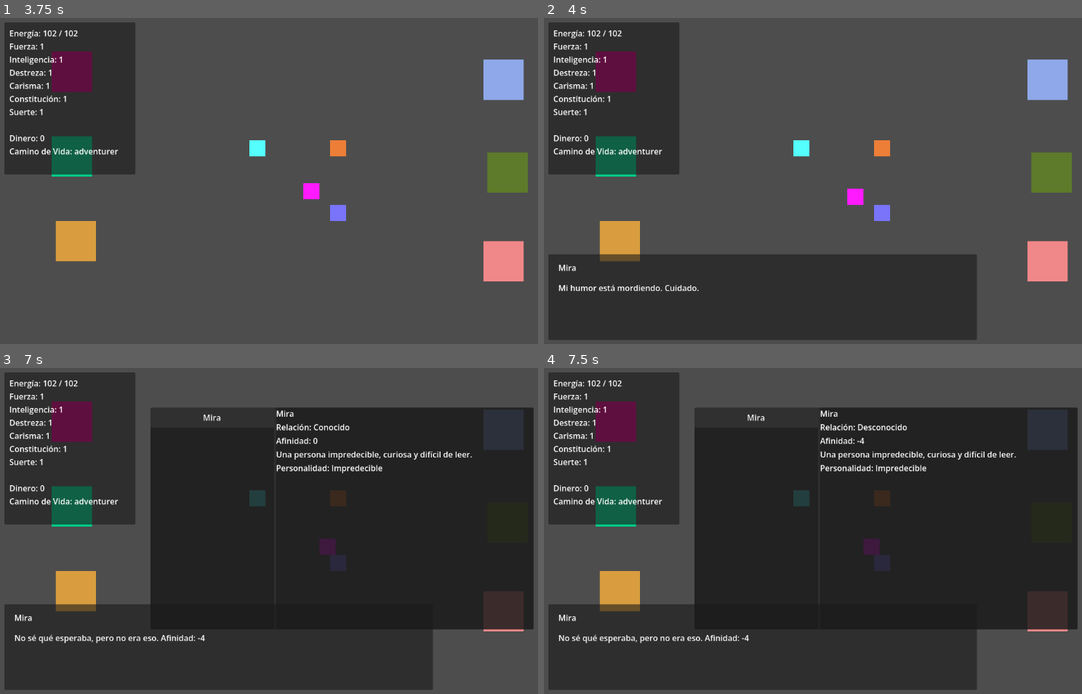
Above: before the commit, frames 1-4 (two rows, left to right).
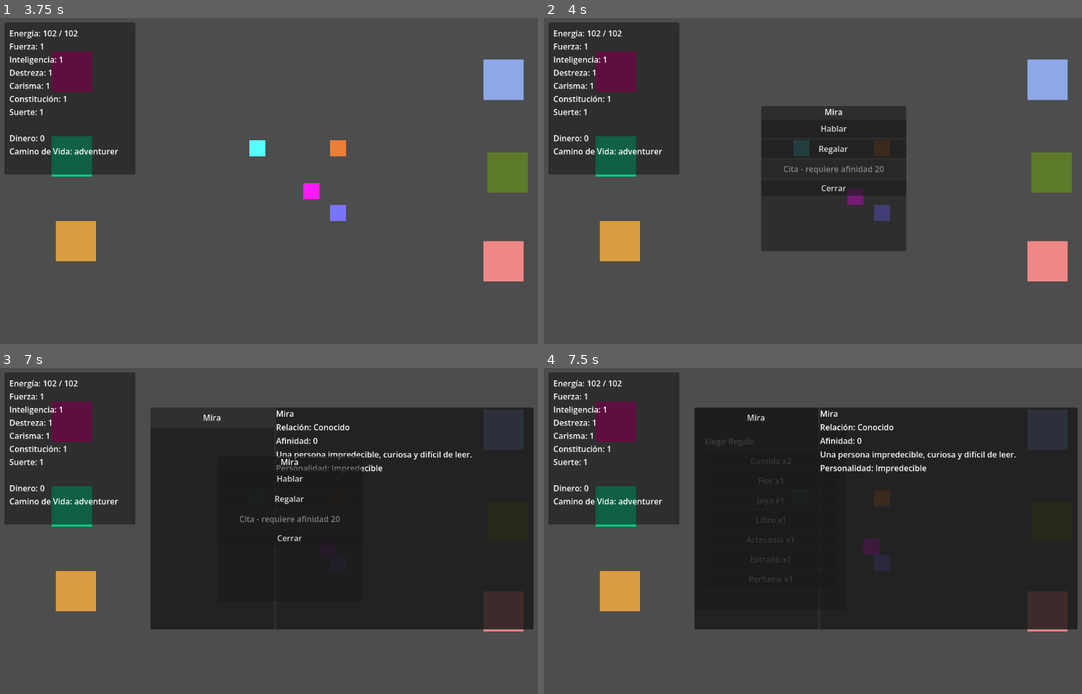
Above: after the commit, the same moments.

Repository: JoshSnowMex/another-life-project
Game: Godot game, scene res://scenes/ui/main_menu.tscn
Same seed, same stepped clock (60 frames per second), same inputs: the game is played once before the commit and once after it.
Inputs (mouse positions are in pixels of both pictures, inside the frame that each line leads up to):
- Up to frame 1 (3.75 s): click "Nuevo Juego" at 0.5 s; click "Aventurero" at 1.25 s; click "Comenzar" at 2 s; tap Enter at 2.75 s; hold D (move_right) 2.78-3.53 s; tap F (interact) at 2.85 s; tap R (social_notebook) at 3.05, 3.6 s; tap Space at 3.5 s; hold S (move_down) from 3.53 s (still down)
- Up to frame 2 (4 s): keep holding S (move_down); tap F (interact) at 3.8 s
- Up to frame 3 (7 s): release S (move_down) at 4.25 s; click (290, 478) at 4.25 s, where only the run after the commit has a clickable "Hablar"; tap Enter at 5 s; hold D (move_right) 5.03-5.75 s; tap F (interact) at 5.1, 6.8 s; tap R (social_notebook) at 5.3 s; click "Mira" at 5.75 s; tap Space at 6.5 s; hold W (move_up) from 6.53 s (still down); tap T (next_day) at 6.6 s
- Up to frame 4 (7.5 s): release W (move_up) at 7.25 s; click "Mira" (after the commit: "Regalar") at 7.25 s

Frame 1 is identical in both runs. In frame 2, 32% of the frame differs, in the area x 0-81%, y 27-99%; in frame 3, 18%; in frame 4, 17%.

Commit message:
Add NPC interaction menu

Diff:
--- /dev/null
+++ b/scenes/ui/npc_interaction_menu.tscn
@@ -0,0 +1,38 @@
+[gd_scene format=3 uid="uid://t5pbfkmqln6g"]
+
+[ext_resource type="Script" uid="uid://swn3tpvwtb5o" path="res://scripts/npc_interaction_menu.gd" id="1_li77t"]
+
+[node name="NpcInteractionMenu" type="CanvasLayer" unique_id=69652662]
+script = ExtResource("1_li77t")
+
+[node name="Panel" type="Panel" parent="." unique_id=1643454247]
+offset_left = 432.0
+offset_top = 176.0
+offset_right = 720.0
+offset_bottom = 464.0
+
+[node name="MarginContainer" type="MarginContainer" parent="Panel" unique_id=327252768]
+layout_mode = 1
+anchors_preset = 15
+anchor_right = 1.0
+anchor_bottom = 1.0
+grow_horizontal = 2
+grow_vertical = 2
+
+[node name="VBoxContainer" type="VBoxContainer" parent="Panel/MarginContainer" unique_id=115130251]
+layout_mode = 2
+
+[node name="TitleLabel" type="Label" parent="Panel/MarginContainer/VBoxContainer" unique_id=1319396486]
+layout_mode = 2
+text = "NPC"
+horizontal_alignment = 1
+
+[node name="OptionsContainer" type="VBoxContainer" parent="Panel/MarginContainer/VBoxContainer" unique_id=650746102]
+layout_mode = 2
+
+[node name="CloseButton" type="Button" parent="Panel/MarginContainer/VBoxContainer" unique_id=968718023]
+layout_mode = 2
+text = "Cerrar
+"
+
+[connection signal="pressed" from="Panel/MarginContainer/VBoxContainer/CloseButton" to="." method="_on_close_button_pressed"]
--- a/scenes/world/world.tscn
+++ b/scenes/world/world.tscn
@@ -11,6 +11,7 @@
 [ext_resource type="PackedScene" uid="uid://dnb17ieah0tt5" path="res://scenes/ui/gift_menu.tscn" id="6_t5ptc"]
 [ext_resource type="PackedScene" uid="uid://dq1i3dyfcw6v8" path="res://scenes/ui/location_interaction_menu.tscn" id="7_71ii3"]
 [ext_resource type="PackedScene" uid="uid://dtce8cgg4esew" path="res://scenes/npc/doran.tscn" id="7_bq33v"]
+[ext_resource type="PackedScene" uid="uid://t5pbfkmqln6g" path="res://scenes/ui/npc_interaction_menu.tscn" id="8_bt7bg"]
 [ext_resource type="PackedScene" uid="uid://cfdgtxa312s86" path="res://scenes/npc/mira.tscn" id="8_j2gmx"]
 [ext_resource type="PackedScene" uid="uid://dptdvokwel370" path="res://scenes/world/library_spot.tscn" id="9_1yooq"]
 [ext_resource type="PackedScene" uid="uid://vyj2lbrvo2xr" path="res://scenes/world/workshop_spot.tscn" id="12_mxkvs"]
@@ -36,6 +37,8 @@
 [node name="DateMenu" parent="." unique_id=436009341 instance=ExtResource("6_m114p")]
 
 [node name="LocationInteractionMenu" parent="." unique_id=1005758106 instance=ExtResource("7_71ii3")]
+
+[node name="NpcInteractionMenu" parent="." unique_id=69652662 instance=ExtResource("8_bt7bg")]
 
 [node name="player" parent="." unique_id=736873309 groups=["save_position"] instance=ExtResource("1_dphjl")]
 
--- /dev/null
+++ b/scripts/npc_interaction_menu.gd
@@ -0,0 +1,114 @@
+extends CanvasLayer
+
+@onready var title_label: Label = $Panel/MarginContainer/VBoxContainer/TitleLabel
+@onready var options_container: VBoxContainer = $Panel/MarginContainer/VBoxContainer/OptionsContainer
+@onready var close_button: Button = $Panel/MarginContainer/VBoxContainer/CloseButton
+
+var current_npc = null
+
+func _ready() -> void:
+	visible = false
+	close_button.pressed.connect(close_menu)
+
+func open_menu(npc) -> void:
+	current_npc = npc
+	visible = true
+	title_label.text = npc.npc_name
+	refresh_options()
+
+func close_menu() -> void:
+	visible = false
+	current_npc = null
+	clear_options()
+
+func refresh_options() -> void:
+	clear_options()
+
+	if current_npc == null:
+		add_disabled_label("No hay personaje seleccionado.")
+		return
+
+	add_action_button("Hablar", func(): talk_to_npc())
+	add_action_button("Regalar", func(): open_gift_menu())
+	add_action_button(get_date_button_text(), func(): open_date_menu(), not can_open_date_menu())
+
+func clear_options() -> void:
+	for child in options_container.get_children():
+		child.queue_free()
+
+func add_action_button(label: String, callback: Callable, disabled: bool = false) -> void:
+	var button := Button.new()
+	button.text = label
+	button.custom_minimum_size = Vector2(260, 36)
+	button.disabled = disabled
+	button.pressed.connect(callback)
+	options_container.add_child(button)
+
+func add_disabled_label(text: String) -> void:
+	var label := Label.new()
+	label.text = text
+	label.autowrap_mode = TextServer.AUTOWRAP_WORD_SMART
+	options_container.add_child(label)
+
+func talk_to_npc() -> void:
+	if current_npc == null:
+		return
+
+	var npc = current_npc
+	close_menu()
+	npc.interact()
+
+func open_gift_menu() -> void:
+	if current_npc == null:
+		return
+
+	var npc = current_npc
+	var gift_menu = get_tree().current_scene.get_node("GiftMenu")
+
+	close_menu()
+	gift_menu.open_menu(npc)
+
+func open_date_menu() -> void:
+	if current_npc == null:
+		return
+
+	var npc = current_npc
+	var date_menu = get_tree().current_scene.get_node("DateMenu")
+
+	close_menu()
+	date_menu.open_menu(npc)
+
+func can_open_date_menu() -> bool:
+	if current_npc == null:
+		return false
+
+	var npc_id: String = str(current_npc.npc_id)
+	var affinity: int = RelationshipSystem.get_affinity(npc_id)
+
+	if affinity < 20:
+		return false
+
+	var question: Dictionary = DateQuestionSystem.get_available_question_for_npc(npc_id)
+
+	return not question.is_empty()
+
+func get_date_button_text() -> String:
+	if current_npc == null:
+		return "Cita"
+
+	var npc_id: String = str(current_npc.npc_id)
+	var affinity: int = RelationshipSystem.get_affinity(npc_id)
+
+	if affinity < 20:
+		return "Cita - requiere afinidad 20"
+
+	var question: Dictionary = DateQuestionSystem.get_available_question_for_npc(npc_id)
+
+	if question.is_empty():
+		return "Cita - sin preguntas disponibles"
+
+	return "Cita"
+
+
+func _on_close_button_pressed() -> void:
+	pass # Replace with function body.
--- a/scripts/player.gd
+++ b/scripts/player.gd
@@ -12,6 +12,7 @@
 	var pause_menu = get_tree().current_scene.get_node("PauseMenu")
 	var date_menu = get_tree().current_scene.get_node("DateMenu")
 	var location_menu = get_tree().current_scene.get_node("LocationInteractionMenu")
+	var npc_interaction_menu = get_tree().current_scene.get_node("NpcInteractionMenu")
 
 	if Input.is_action_just_pressed("interact"):
 		if dialogue_box.is_open():
@@ -45,10 +46,12 @@
 			date_menu.close_menu()
 		elif location_menu.visible:
 			location_menu.close_menu()
+		elif npc_interaction_menu.visible:
+			npc_interaction_menu.close_menu()
 		else:
 			pause_menu.toggle_menu()
 
-	if dialogue_box.is_open() or gift_menu.visible or social_notebook.visible or pause_menu.visible or date_menu.visible or location_menu.visible:
+	if dialogue_box.is_open() or gift_menu.visible or social_notebook.visible or pause_menu.visible or date_menu.visible or location_menu.visible or npc_interaction_menu.visible:
 		velocity = Vector2.ZERO
 		move_and_slide()
 		return
@@ -77,14 +80,22 @@
 
 func check_interaction() -> void:
 	var bodies = interaction_area.get_overlapping_bodies()
+	var npc_interaction_menu = get_tree().current_scene.get_node("NpcInteractionMenu")
 
 	for body in bodies:
 		if body == self:
 			continue
 
+		if is_npc(body):
+			npc_interaction_menu.open_menu(body)
+			return
+
 		if body.has_method("interact"):
 			body.interact()
 			return
+
+func is_npc(body) -> bool:
+	return "npc_id" in body and "npc_name" in body
 
 func open_gift_menu_for_nearby_npc() -> void:
 	var gift_menu = get_tree().current_scene.get_node("GiftMenu")
Not shown, added: scripts/npc_interaction_menu.gd.uid
